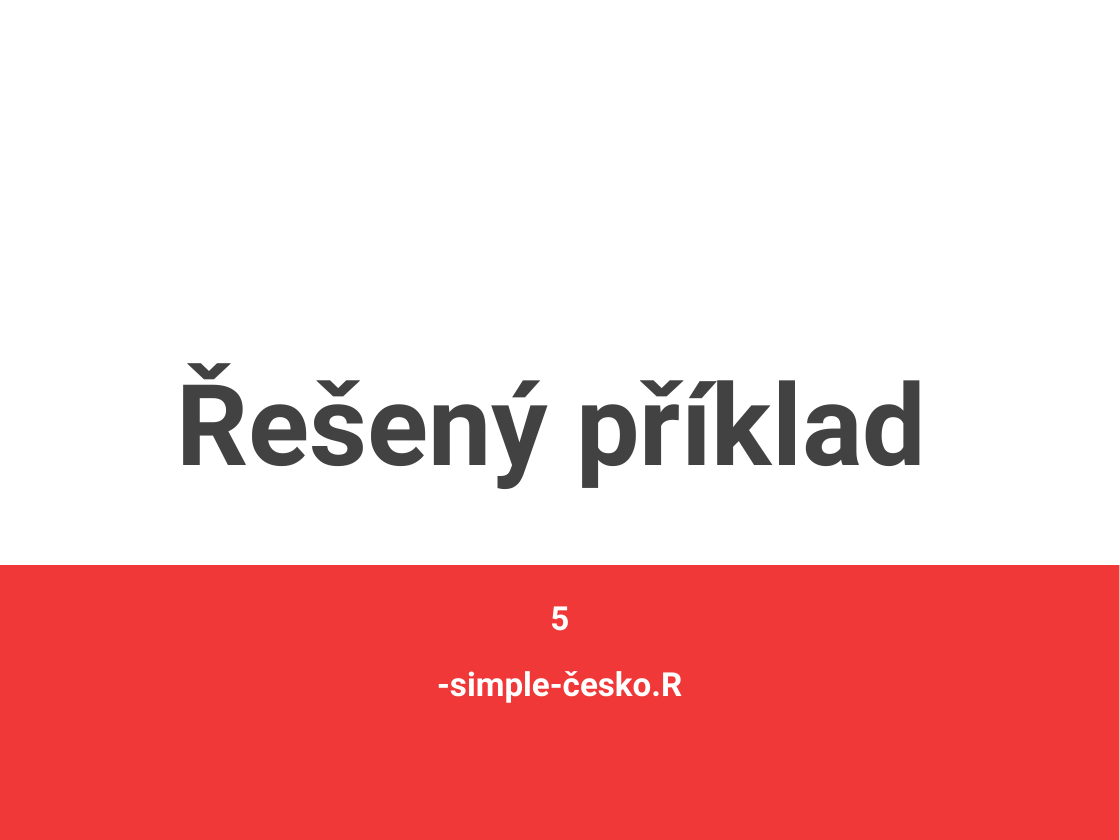
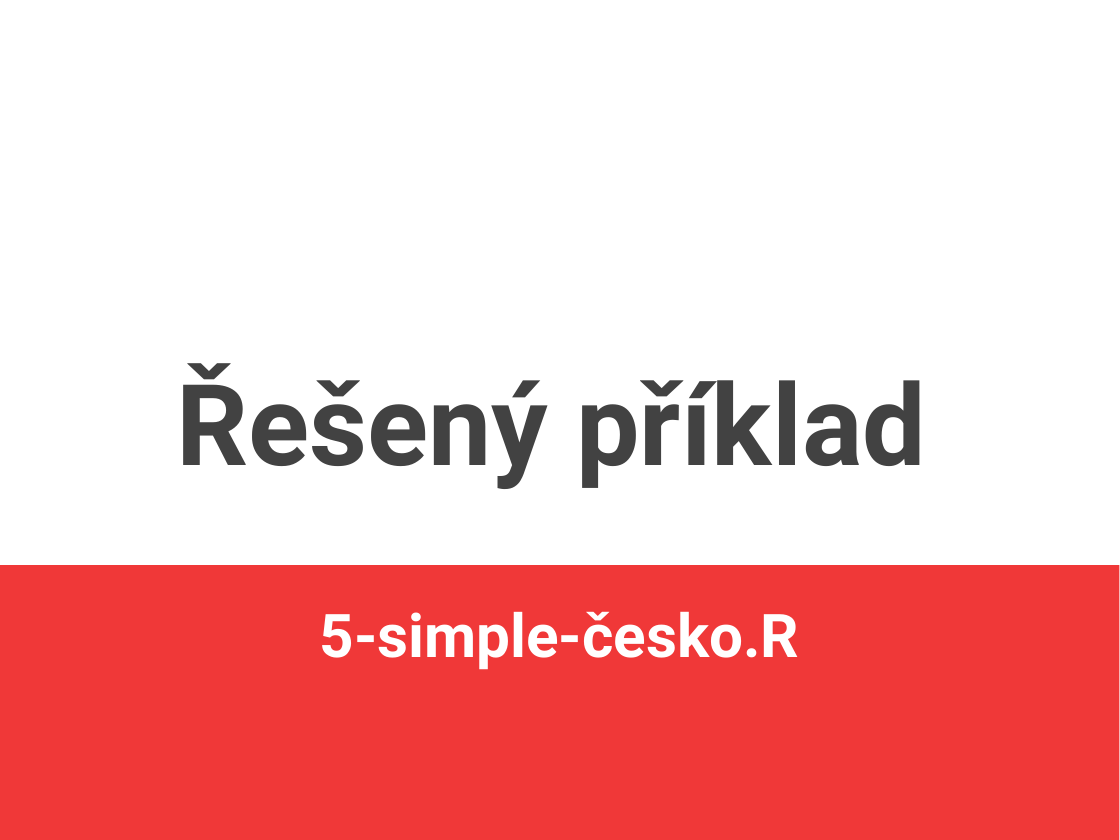
Before and after one commit to jlacko/4EK418, a slide deck: slide 22 of prez/5 - vlastní objekty.odp. Drawn at 1120x840 pixels with LibreOffice and Linux fonts; fonts in the diff are those of the drawing. Boxes give left, top, right and bottom in pixels: in the first picture for what was removed or moved away, otherwise in the second. Text is boxed around its words. In the diff, an @@ line names an element or a change of style, - is before the commit and + after.

```diff
--- a/prez/5 - vlastní objekty.odp
+++ b/prez/5 - vlastní objekty.odp
@@ text at box(320, 611, 800, 670): text changed; size 23.5 to 42.7 pt @@
-5
--simple-česko.R
+5-simple-česko.R
```
Also in this commit, not shown: 3 other files.
